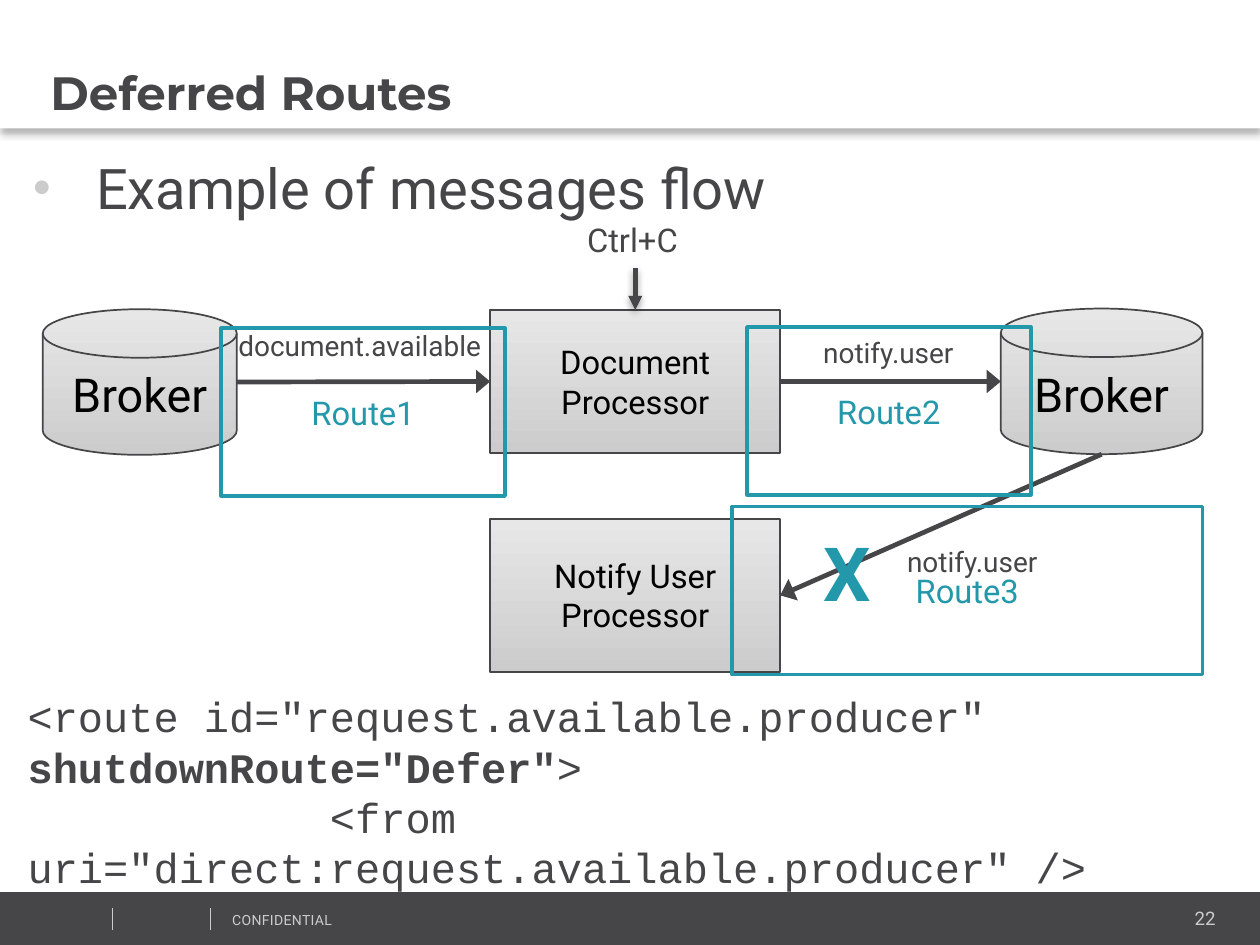
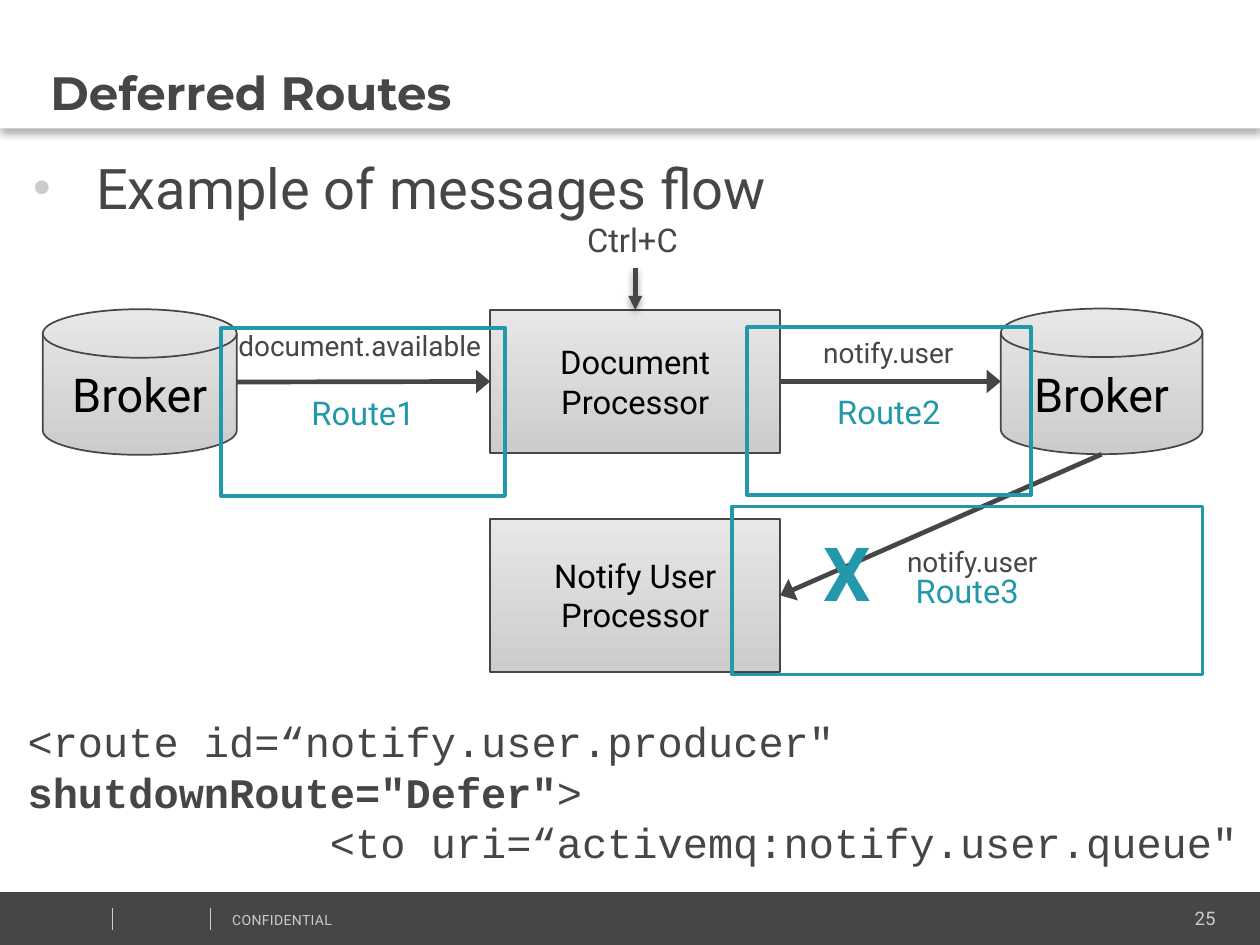
Before and after one commit to vitali-kviatkouski/personal, a slide deck: slide 25 of CamelPresentationITWeek2017.pptx (slide 22 before the commit). Drawn at 1260x945 pixels with LibreOffice and Linux fonts; fonts in the diff are those of the drawing; background and template pictures are left out. Boxes give left, top, right and bottom in pixels: in the first picture for what was removed or moved away, otherwise in the second. Text is boxed around its words. In the diff, an @@ line names an element or a change of style, - is before the commit and + after.

```diff
--- a/CamelPresentationITWeek2017.pptx
+++ b/CamelPresentationITWeek2017.pptx
@@ text at (28,727,1237,867): text changed @@
-<route id="request.available.producer" shutdownRoute="Defer">
-<from uri="direct:request.available.producer" />
+<route id=“notify.user.producer" shutdownRoute="Defer">
+<to uri=“activemq:notify.user.queue" />
@@ page number at (1195,911,1216,925): text changed @@
-22
+25
```
Also in this commit, not shown: 11 other slides changed, 6 slides added, 1 other file.
